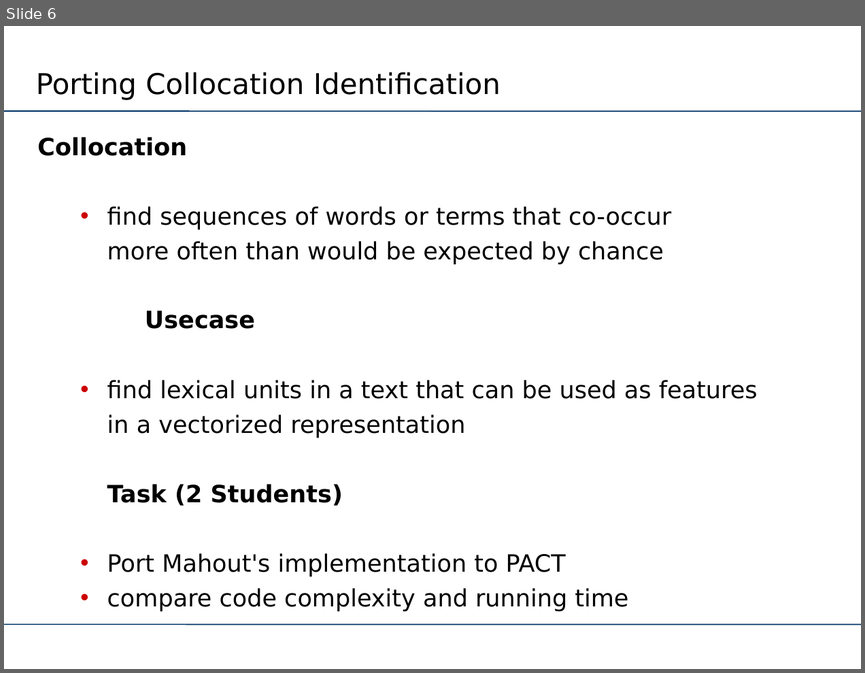
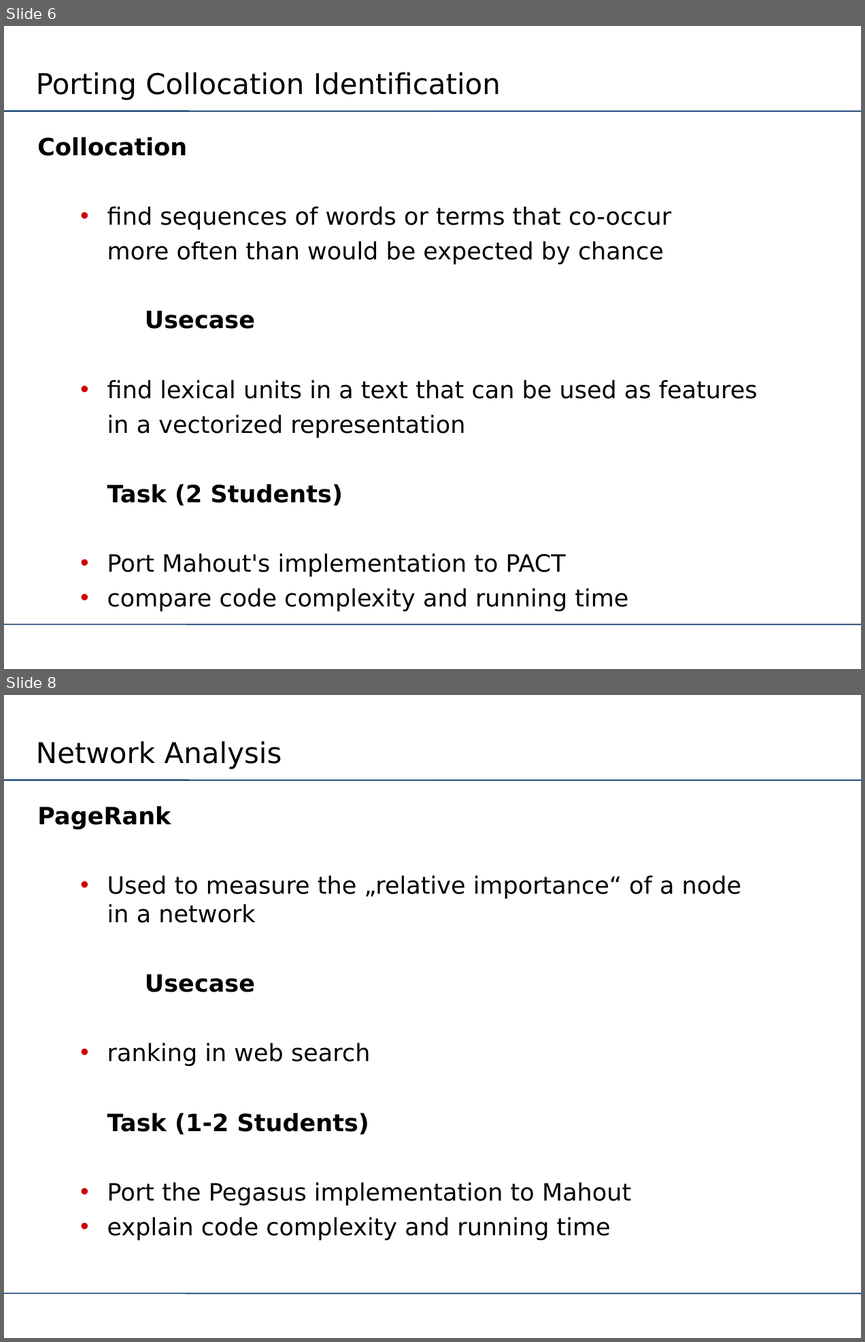
Before and after one commit to MaineC/aim3-tu-berlin, a slide deck: slides/projects/suggestions.odp. Shown one above the other, each under a label of ours: slide 6 before the commit, slides 6 and 8 after it; the slides between them are not shown. The pictures are 865x673 and 865x1342 pixels, drawn with LibreOffice and Linux fonts; fonts in the diff are those of the drawing; background and template pictures are left out. Boxes give left, top, right and bottom in pixels: in the first picture for what was removed or moved away, otherwise in the second. Text is boxed around its words. In the diff, an @@ line names an element or a change of style, - is before the commit and + after.

Commit message:
added PageRank to student projects

```diff
--- a/slides/projects/suggestions.odp
+++ b/slides/projects/suggestions.odp
@@ slide 8 added at [4, 695, 861, 1338], background #FFFFFF; not listed: 2 template elements that a slide beside it also shows @@
@@ title added at [36, 741, 282, 769], 24 pt, text #000000 @@
+Network Analysis
@@ text added at [37, 806, 741, 1240], 20 pt, text #000000 @@
+PageRank
+  • Used to measure the „relative importance“ of a node
+    in a network
+Usecase
+  • ranking in web search
+Task (1-2 Students)
+  • Port the Pegasus implementation to Mahout
+  • explain code complexity and running time
```
Also in this commit, not shown: 2 slides changed, 1 other file.
